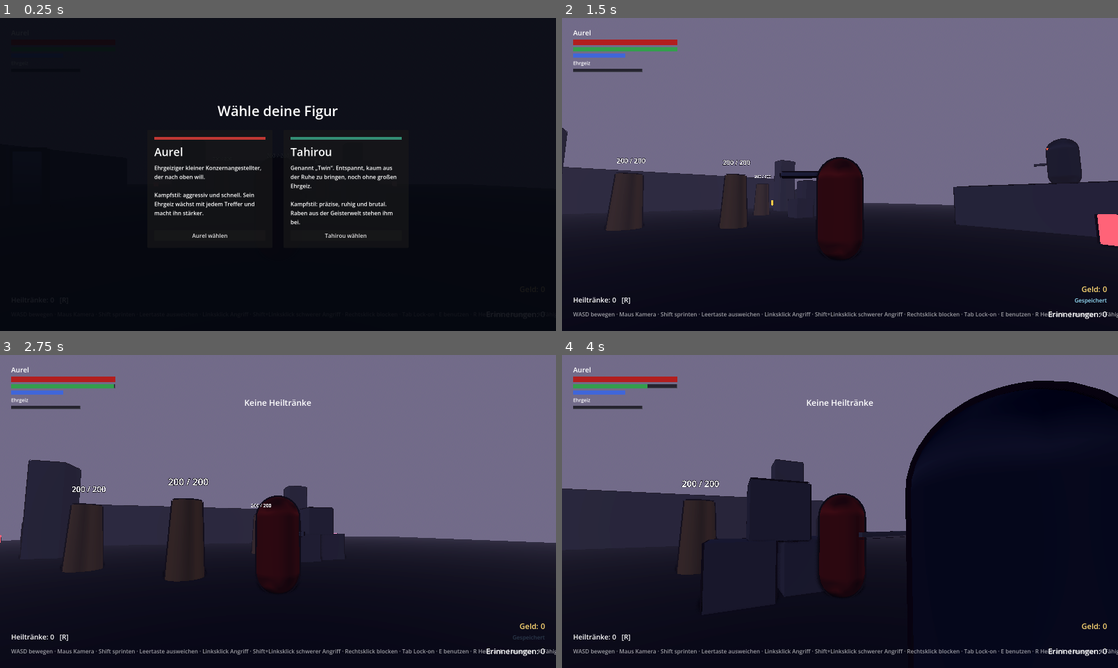
Above: before the commit, frames 1-4 (two rows, left to right).
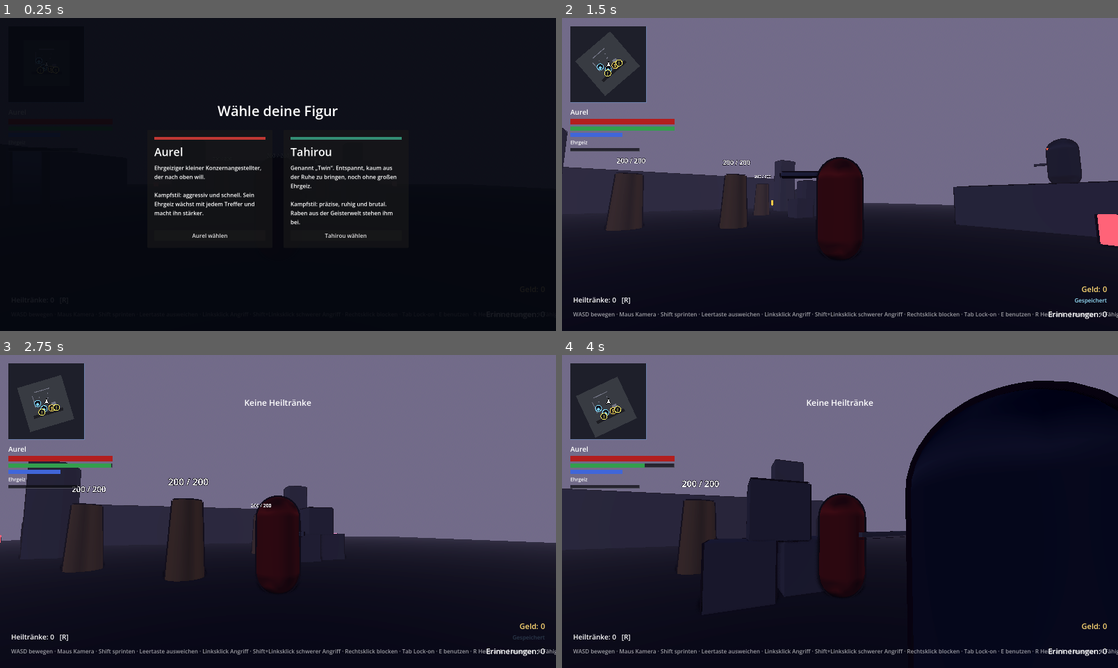
Above: after the commit, the same moments.

Repository: Aurelvonwatzdorf/nr1
Game: Godot game, scene res://scenes/levels/test_arena.tscn
The game is run twice, just before and just after one commit, with the same random seed, the same clock (stepped at 60 frames per second) and the same inputs.
Inputs (mouse positions are in pixels of both pictures, inside the frame that each line leads up to):
- Up to frame 1 (0.25 s): no input
- Up to frame 2 (1.5 s): click "Aurel wählen" at 0.5 s; tap Enter at 1.25 s; move the mouse to (867, 174) at 1.27 s; hold W (move_forward) from 1.28 s (still down); hold Right mouse button (block) from 1.28 s (still down)
- Up to frame 3 (2.75 s): keep holding W (move_forward); tap R (heal) at 1.55, 2.1 s; move the mouse to (250, 511) at 2.02 s; release Right mouse button (block) at 2.03 s; tap Shift (sprint) at 2.3 s
- Up to frame 4 (4 s): keep holding W (move_forward); move the mouse to (851, 505) at 2.77 s; hold Shift (sprint) 2.78-3.53 s; right-click (851, 505) at 3.05 s; move the mouse to (834, 517) at 3.52 s; click (834, 517) at 3.6 s; tap R (heal) at 3.8 s

The runs differ from the first frame. In frame 2, 4.3% of the frame differs, in the area x 1-21%, y 2-43%; in frame 3, 4.3%; in frame 4, 4.3%.

Commit message:
M6 step 2: minimap and world map with markers
MapMarker nodes mark merchants, services, corporate towers, barracks,
anchor mirrors, houses of worship and missions (hidden once done).
MapData holds the ground plan. The HUD minimap sits top left and rotates
with the camera; M opens a north-up world map with a legend.

Co-Authored-By: Claude Opus 5.5 <noreply@anthropic.com>
Claude-Session: https://claude.ai/code/session_01RjnwZ2TtYogGPE8DCJukRJ

Diff:
--- a/game/project.godot
+++ b/game/project.godot
@@ -122,6 +122,11 @@
 "events": [Object(InputEventKey,"device":-1,"physical_keycode":75),
 Object(InputEventJoypadButton,"device":-1,"button_index":13)]
 }
+map={
+"deadzone": 0.2,
+"events": [Object(InputEventKey,"device":-1,"physical_keycode":77),
+Object(InputEventJoypadButton,"device":-1,"button_index":14)]
+}
 menu={
 "deadzone": 0.2,
 "events": [Object(InputEventKey,"device":-1,"physical_keycode":4194305),
--- a/game/scenes/levels/test_arena.tscn
+++ b/game/scenes/levels/test_arena.tscn
@@ -22,6 +22,9 @@
 [ext_resource type="Script" path="res://scripts/npcs/merchant.gd" id="20_merchant"]
 [ext_resource type="PackedScene" path="res://scenes/ui/character_select_menu.tscn" id="25_select"]
 [ext_resource type="PackedScene" path="res://scenes/ui/skill_tree_menu.tscn" id="26_skills"]
+[ext_resource type="Script" path="res://scripts/world/map_marker.gd" id="27_marker"]
+[ext_resource type="Script" path="res://scripts/world/map_data.gd" id="28_map_data"]
+[ext_resource type="PackedScene" path="res://scenes/ui/world_map_menu.tscn" id="29_map_menu"]
 [ext_resource type="Script" path="res://scripts/npcs/old_woman.gd" id="21_old_woman"]
 [ext_resource type="Script" path="res://scripts/npcs/sick_man.gd" id="22_sick_man"]
 [ext_resource type="Resource" path="res://resources/missions/help_old_woman.tres" id="23_mission_woman"]
@@ -403,6 +406,28 @@
 display_name = "Kranker Mann"
 body_color = Color(0.5, 0.55, 0.45, 1)
 
+[node name="MerchantMarker" type="Node3D" parent="NPCs/Merchant"]
+script = ExtResource("27_marker")
+kind = 1
+label = "Händler"
+
+[node name="WomanMarker" type="Node3D" parent="NPCs/OldWoman"]
+script = ExtResource("27_marker")
+kind = 10
+label = "Alte Frau"
+mission_id = &"help_old_woman"
+
+[node name="SickMarker" type="Node3D" parent="NPCs/SickMan"]
+script = ExtResource("27_marker")
+kind = 10
+label = "Kranker Mann"
+mission_id = &"heal_sick_man"
+
+[node name="MapData" type="Node" parent="."]
+script = ExtResource("28_map_data")
+bounds = Rect2(-30, -30, 60, 60)
+area_name = "Testarena"
+
 [node name="Player" parent="." instance=ExtResource("2_player")]
 transform = Transform3D(1, 0, 0, 0, 1, 0, 0, 0, 1, 0, 0.05, 2)
 
@@ -415,6 +440,8 @@
 [node name="InventoryMenu" parent="." instance=ExtResource("11_inventory")]
 
 [node name="SkillTreeMenu" parent="." instance=ExtResource("26_skills")]
+
+[node name="WorldMapMenu" parent="." instance=ExtResource("29_map_menu")]
 
 [node name="PauseMenu" parent="." instance=ExtResource("9_pause")]
 
--- a/game/scenes/ui/hud.tscn
+++ b/game/scenes/ui/hud.tscn
@@ -1,6 +1,7 @@
 [gd_scene format=3]
 
 [ext_resource type="Script" path="res://scripts/ui/hud.gd" id="1_hud"]
+[ext_resource type="Script" path="res://scripts/ui/map_view.gd" id="2_map"]
 
 [sub_resource type="StyleBoxFlat" id="StyleBoxFlat_background"]
 bg_color = Color(0.05, 0.05, 0.07, 0.75)
@@ -25,11 +26,22 @@
 [node name="HUD" type="CanvasLayer"]
 script = ExtResource("1_hud")
 
+[node name="Minimap" type="Control" parent="."]
+unique_name_in_owner = true
+clip_contents = true
+layout_mode = 3
+anchors_preset = 0
+offset_left = 24.0
+offset_top = 24.0
+offset_right = 244.0
+offset_bottom = 244.0
+script = ExtResource("2_map")
+
 [node name="Bars" type="VBoxContainer" parent="."]
-offset_left = 32.0
-offset_top = 28.0
-offset_right = 432.0
-offset_bottom = 128.0
+offset_left = 24.0
+offset_top = 256.0
+offset_right = 424.0
+offset_bottom = 356.0
 theme_override_constants/separation = 6
 
 [node name="NameLabel" type="Label" parent="Bars"]
@@ -95,7 +107,7 @@
 offset_bottom = -24.0
 grow_vertical = 0
 theme_override_colors/font_color = Color(1, 1, 1, 0.6)
-text = "WASD bewegen · Maus Kamera · Shift sprinten · Leertaste ausweichen · Linksklick Angriff · Shift+Linksklick schwerer Angriff · Rechtsklick blocken · Tab Lock-on · E benutzen · R Heiltrank · I Inventar · K Fähigkeiten · Esc Menü"
+text = "WASD bewegen · Maus Kamera · Shift sprinten · Leertaste ausweichen · Linksklick Angriff · Shift+Linksklick schwerer Angriff · Rechtsklick blocken · Tab Lock-on · E benutzen · R Heiltrank · I Inventar · K Fähigkeiten · M Karte · Esc Menü"
 
 [node name="PauseLabel" type="Label" parent="."]
 unique_name_in_owner = true
--- /dev/null
+++ b/game/scenes/ui/world_map_menu.tscn
@@ -0,0 +1,58 @@
+[gd_scene format=3]
+
+[ext_resource type="Script" path="res://scripts/ui/world_map_menu.gd" id="1_menu"]
+[ext_resource type="Script" path="res://scripts/ui/map_view.gd" id="2_view"]
+
+[node name="WorldMapMenu" type="CanvasLayer"]
+layer = 9
+script = ExtResource("1_menu")
+
+[node name="Dim" type="ColorRect" parent="."]
+anchors_preset = 15
+anchor_right = 1.0
+anchor_bottom = 1.0
+grow_horizontal = 2
+grow_vertical = 2
+color = Color(0, 0, 0, 0.75)
+
+[node name="Margin" type="MarginContainer" parent="."]
+anchors_preset = 15
+anchor_right = 1.0
+anchor_bottom = 1.0
+grow_horizontal = 2
+grow_vertical = 2
+theme_override_constants/margin_left = 60
+theme_override_constants/margin_top = 40
+theme_override_constants/margin_right = 60
+theme_override_constants/margin_bottom = 40
+
+[node name="Columns" type="HBoxContainer" parent="Margin"]
+layout_mode = 2
+theme_override_constants/separation = 24
+
+[node name="MapView" type="Control" parent="Margin/Columns"]
+layout_mode = 2
+size_flags_horizontal = 3
+script = ExtResource("2_view")
+minimap = false
+
+[node name="Side" type="VBoxContainer" parent="Margin/Columns"]
+custom_minimum_size = Vector2(260, 0)
+layout_mode = 2
+theme_override_constants/separation = 10
+
+[node name="TitleLabel" type="Label" parent="Margin/Columns/Side"]
+unique_name_in_owner = true
+layout_mode = 2
+theme_override_font_sizes/font_size = 28
+text = "Karte"
+
+[node name="Hint" type="Label" parent="Margin/Columns/Side"]
+layout_mode = 2
+modulate = Color(1, 1, 1, 0.6)
+text = "M oder Esc: schließen"
+
+[node name="Legend" type="VBoxContainer" parent="Margin/Columns/Side"]
+unique_name_in_owner = true
+layout_mode = 2
+theme_override_constants/separation = 6
--- a/game/scenes/world/anchor_mirror.tscn
+++ b/game/scenes/world/anchor_mirror.tscn
@@ -1,6 +1,7 @@
 [gd_scene format=3]
 
 [ext_resource type="Script" path="res://scripts/systems/anchor_mirror.gd" id="1_mirror"]
+[ext_resource type="Script" path="res://scripts/world/map_marker.gd" id="2_marker"]
 
 [sub_resource type="BoxShape3D" id="BoxShape3D_area"]
 size = Vector3(2.4, 2.6, 2.4)
@@ -57,3 +58,8 @@
 
 [node name="SpawnPoint" type="Marker3D" parent="."]
 transform = Transform3D(1, 0, 0, 0, 1, 0, 0, 0, 1, 0, 0.05, 1.6)
+
+[node name="MapMarker" type="Node3D" parent="."]
+script = ExtResource("2_marker")
+kind = 5
+label = "Ankerspiegel"
--- a/game/scripts/realms/test_arena.gd
+++ b/game/scripts/realms/test_arena.gd
@@ -18,6 +18,7 @@
 
 func _ready() -> void:
 	ToonStyle.apply_to_tree(self)
+	_register_map_shapes()
 	if _loaded_save and GameState.has_checkpoint:
 		player.global_transform = GameState.checkpoint_transform
 		player.rest()
@@ -25,3 +26,19 @@
 	# Die Arena kennt beide und verbindet sie. (_ready der Arena läuft erst,
 	# wenn alle Kinder fertig sind.)
 	hud.bind_player(player)
+
+
+## Testarena: Boden und Hindernisse als Grundriss für die Karte eintragen.
+func _register_map_shapes() -> void:
+	var map_data := get_node_or_null("MapData") as MapData
+	if map_data == null:
+		return
+	map_data.add_rect(Rect2(-30, -30, 60, 60), Color(0.22, 0.23, 0.26))
+	map_data.add_rect(Rect2(-20, 11, 40, 4), Color(0.12, 0.12, 0.14), "Straße")
+	for node: Node in $Obstacles.get_children():
+		var body := node as StaticBody3D
+		var mesh_instance := body.get_node_or_null("Mesh") as MeshInstance3D
+		if mesh_instance and mesh_instance.mesh is BoxMesh:
+			var box_size := (mesh_instance.mesh as BoxMesh).size
+			var at := body.global_position
+			map_data.add_rect(Rect2(at.x - box_size.x / 2.0, at.z - box_size.z / 2.0, box_size.x, box_size.z), Color(0.45, 0.46, 0.52))
--- /dev/null
+++ b/game/scripts/ui/map_view.gd
@@ -0,0 +1,97 @@
+class_name MapView
+extends Control
+## Zeichnet Grundriss und Marker. Zwei Arten:
+## - Minimap: Spieler in der Mitte, dreht mit der Kamera (oben = Blickrichtung).
+## - Große Karte: genordet, zeigt die ganze Gegend.
+
+@export var minimap: bool = true
+## Pixel pro Meter auf der Minimap.
+@export var minimap_scale: float = 2.2
+
+const BACKGROUND := Color(0.06, 0.07, 0.1, 0.85)
+
+
+func _process(_delta: float) -> void:
+	if is_visible_in_tree():
+		queue_redraw()
+
+
+func _draw() -> void:
+	var player := get_tree().get_first_node_in_group(&"player") as Player
+	var map_data := get_tree().get_first_node_in_group(&"map_data") as MapData
+	draw_rect(Rect2(Vector2.ZERO, size), BACKGROUND)
+	var center := Vector2.ZERO
+	var angle := 0.0
+	var scale := minimap_scale
+	var origin := size / 2.0
+	if minimap and player:
+		center = Vector2(player.global_position.x, player.global_position.z)
+		angle = player.camera_rig.rotation.y
+	elif map_data:
+		center = map_data.bounds.get_center()
+		scale = minf(size.x / map_data.bounds.size.x, size.y / map_data.bounds.size.y) * 0.95
+	var to_screen := func(world: Vector2) -> Vector2:
+		return origin + (world - center).rotated(angle) * scale
+	if map_data:
+		for shape in map_data.shapes:
+			var rect: Rect2 = shape["rect"]
+			var points := PackedVector2Array([
+				to_screen.call(rect.position),
+				to_screen.call(rect.position + Vector2(rect.size.x, 0.0)),
+				to_screen.call(rect.end),
+				to_screen.call(rect.position + Vector2(0.0, rect.size.y)),
+			])
+			draw_colored_polygon(points, shape["color"])
+		if not minimap:
+			_draw_labels(map_data, to_screen)
+	_draw_markers(to_screen)
+	if player:
+		var player_screen: Vector2 = origin if minimap else to_screen.call(Vector2(player.global_position.x, player.global_position.z))
+		var facing := 0.0 if minimap else -player.camera_rig.rotation.y
+		_draw_player_arrow(player_screen, facing)
+	draw_rect(Rect2(Vector2.ZERO, size), Color(0.5, 0.6, 0.8, 0.8), false, 2.0)
+
+
+func _draw_labels(map_data: MapData, to_screen: Callable) -> void:
+	var font := ThemeDB.fallback_font
+	for shape in map_data.shapes:
+		var label: String = shape["label"]
+		if label == "":
+			continue
+		var rect: Rect2 = shape["rect"]
+		var at: Vector2 = to_screen.call(rect.get_center())
+		var width := font.get_string_size(label, HORIZONTAL_ALIGNMENT_LEFT, -1, 16).x
+		draw_string_outline(font, at - Vector2(width / 2.0, 0.0), label, HORIZONTAL_ALIGNMENT_LEFT, -1, 16, 4, Color(0, 0, 0, 0.8))
+		draw_string(font, at - Vector2(width / 2.0, 0.0), label, HORIZONTAL_ALIGNMENT_LEFT, -1, 16, Color(1, 1, 1, 0.75))
+
+
+func _draw_markers(to_screen: Callable) -> void:
+	var font := ThemeDB.fallback_font
+	var radius := 9.0 if minimap else 11.0
+	var limit := size / 2.0 - Vector2(radius, radius)
+	for node: Node in get_tree().get_nodes_in_group(&"map_markers"):
+		var marker := node as MapMarker
+		if marker == null or not marker.is_shown():
+			continue
+		var at: Vector2 = to_screen.call(Vector2(marker.global_position.x, marker.global_position.z))
+		if minimap:
+			# Außerhalb der Minimap: am Rand festhalten.
+			var offset := at - size / 2.0
+			offset = offset.clamp(-limit, limit)
+			at = size / 2.0 + offset
+		elif not Rect2(Vector2.ZERO, size).has_point(at):
+			continue
+		draw_circle(at, radius, Color(0.05, 0.05, 0.08, 0.9))
+		draw_circle(at, radius, marker.get_color(), false, 2.0)
+		var symbol := marker.get_symbol()
+		var font_size := 12 if symbol.length() > 1 else 14
+		var text_size := font.get_string_size(symbol, HORIZONTAL_ALIGNMENT_LEFT, -1, font_size)
+		draw_string(font, at + Vector2(-text_size.x / 2.0, text_size.y / 3.0), symbol, HORIZONTAL_ALIGNMENT_LEFT, -1, font_size, marker.get_color())
+
+
+func _draw_player_arrow(at: Vector2, facing: float) -> void:
+	var points := PackedVector2Array([Vector2(0, -10), Vector2(7, 8), Vector2(0, 4), Vector2(-7, 8)])
+	for i in points.size():
+		points[i] = at + points[i].rotated(facing)
+	draw_colored_polygon(points, Color(1, 1, 1))
+	draw_polyline(points + PackedVector2Array([points[0]]), Color(0, 0, 0), 1.5)
--- /dev/null
+++ b/game/scripts/ui/world_map_menu.gd
@@ -0,0 +1,33 @@
+class_name WorldMapMenu
+extends GameMenu
+## Große Karte (Taste M): genordet, ganze Gegend, mit Legende.
+
+@onready var title_label: Label = %TitleLabel
+@onready var legend: VBoxContainer = %Legend
+
+
+func _unhandled_input(event: InputEvent) -> void:
+	if is_open and (event.is_action_pressed(&"menu") or event.is_action_pressed(&"map")):
+		close()
+		get_viewport().set_input_as_handled()
+	elif not is_open and event.is_action_pressed(&"map") and not GameState.is_menu_open():
+		open()
+		get_viewport().set_input_as_handled()
+
+
+func _on_opened() -> void:
+	var map_data := get_tree().get_first_node_in_group(&"map_data") as MapData
+	title_label.text = map_data.area_name if map_data and map_data.area_name != "" else "Karte"
+	for child in legend.get_children():
+		child.queue_free()
+	var kinds_present: Array[MapMarker.Kind] = []
+	for node: Node in get_tree().get_nodes_in_group(&"map_markers"):
+		var marker := node as MapMarker
+		if marker and marker.is_shown() and not kinds_present.has(marker.kind):
+			kinds_present.append(marker.kind)
+	kinds_present.sort()
+	for kind in kinds_present:
+		var row := Label.new()
+		row.text = "%s   %s" % [MapMarker.STYLE[kind][0], MapMarker.get_kind_name(kind)]
+		row.add_theme_color_override(&"font_color", MapMarker.STYLE[kind][1])
+		legend.add_child(row)
--- /dev/null
+++ b/game/scripts/world/map_data.gd
@@ -0,0 +1,21 @@
+class_name MapData
+extends Node
+## Was die Karte als Grundriss zeichnet: Flächen (Bezirke, Straßen, Gebäude) in
+## Weltkoordinaten (x, z). Ein Level hat höchstens einen MapData-Knoten.
+
+## Ausdehnung der Welt (für die große Karte).
+@export var bounds: Rect2 = Rect2(-50, -50, 100, 100)
+## Name der Gegend, wird auf der großen Karte angezeigt.
+@export var area_name: String = ""
+
+## Flächen: {"rect": Rect2, "color": Color, "label": String}. Spätere zuerst
+## gezeichnet = unten, also Bezirke vor Gebäuden eintragen.
+var shapes: Array[Dictionary] = []
+
+
+func _enter_tree() -> void:
+	add_to_group(&"map_data")
+
+
+func add_rect(rect: Rect2, color: Color, label: String = "") -> void:
+	shapes.append({"rect": rect, "color": color, "label": label})
--- /dev/null
+++ b/game/scripts/world/map_marker.gd
@@ -0,0 +1,52 @@
+class_name MapMarker
+extends Node3D
+## Markiert einen Ort auf Minimap und großer Karte. Einfach als Kind an ein
+## Objekt hängen (Händler, Ankerspiegel, Gebäude …) und die Art wählen.
+
+enum Kind {
+	MARKET, MERCHANT, SERVICE, CORPORATE_TOWER, BARRACKS, ANCHOR_MIRROR,
+	CHURCH, MOSQUE, SYNAGOGUE, HOUSE_OF_SILENCE, MISSION,
+}
+
+## Symbol (kurzer Text), Farbe und Name in der Legende je Art.
+const STYLE: Dictionary[Kind, Array] = {
+	Kind.MARKET: ["M", Color(0.95, 0.75, 0.3), "Marktplatz"],
+	Kind.MERCHANT: ["$", Color(1.0, 0.85, 0.35), "Händler"],
+	Kind.SERVICE: ["+", Color(0.4, 0.9, 0.55), "Service"],
+	Kind.CORPORATE_TOWER: ["▲", Color(0.95, 0.3, 0.3), "Konzern-Wolkenkratzer"],
+	Kind.BARRACKS: ["■", Color(0.75, 0.2, 0.25), "Kaserne"],
+	Kind.ANCHOR_MIRROR: ["◆", Color(0.5, 0.85, 1.0), "Ankerspiegel"],
+	Kind.CHURCH: ["Ki", Color(0.9, 0.9, 1.0), "Kirche"],
+	Kind.MOSQUE: ["Mo", Color(0.6, 1.0, 0.85), "Moschee"],
+	Kind.SYNAGOGUE: ["Sy", Color(0.75, 0.85, 1.0), "Synagoge"],
+	Kind.HOUSE_OF_SILENCE: ["St", Color(0.85, 0.85, 0.85), "Haus der Stille"],
+	Kind.MISSION: ["!", Color(1.0, 0.95, 0.4), "Mission"],
+}
+
+@export var kind: Kind = Kind.SERVICE
+## Name des Ortes (z. B. „Händler am Markt“).
+@export var label: String = ""
+## Nur bei Missionen: Marker verschwindet, wenn die Mission erledigt ist.
+@export var mission_id: StringName = &""
+
+
+func _ready() -> void:
+	add_to_group(&"map_markers")
+
+
+func is_shown() -> bool:
+	if mission_id != &"" and GameState.get_mission_status(mission_id) in [GameState.MissionStatus.COMPLETED, GameState.MissionStatus.FAILED]:
+		return false
+	return is_visible_in_tree()
+
+
+func get_symbol() -> String:
+	return STYLE[kind][0]
+
+
+func get_color() -> Color:
+	return STYLE[kind][1]
+
+
+static func get_kind_name(marker_kind: Kind) -> String:
+	return STYLE[marker_kind][2]
--- a/game/tests/smoke_test.gd
+++ b/game/tests/smoke_test.gd
@@ -398,6 +398,18 @@
 	_check(GameState.get_active_missions().is_empty() and not dialogue.is_open, "Keine offenen Missionen mehr")
 	player.global_position = Vector3(0.0, 0.05, 2.0)
 	await _frames(3)
+
+	# Karte: Marker, erledigte Missionen verschwinden, M öffnet die große Karte
+	var markers := get_tree().get_nodes_in_group(&"map_markers")
+	_check(markers.size() >= 5, "Karte kennt Händler, Ankerspiegel und Missionen (%d Marker)" % markers.size())
+	var woman_marker: MapMarker = arena.get_node("NPCs/OldWoman/WomanMarker")
+	_check(not woman_marker.is_shown(), "Erledigte Mission verschwindet von der Karte")
+	var map_menu: WorldMapMenu = arena.get_node("WorldMapMenu")
+	await _send_action(&"map")
+	await _frames(2)
+	_check(map_menu.is_open and map_menu.legend.get_child_count() >= 2, "M öffnet die große Karte mit Legende")
+	await _send_action(&"map")
+	_check(not map_menu.is_open, "M schließt sie wieder")
 
 	# Unschuldige NPCs verletzen: Moral sinkt, Tote bleiben tot
 	var mercy_before := GameState.moral.get_virtue_score(&"mercy")
Not shown, added: game/scripts/ui/map_view.gd.uid
Not shown, added: game/scripts/ui/world_map_menu.gd.uid
Not shown, added: game/scripts/world/map_data.gd.uid
Not shown, added: game/scripts/world/map_marker.gd.uid
Not shown, changed: CLAUDE.md
Not shown, changed: README.md
